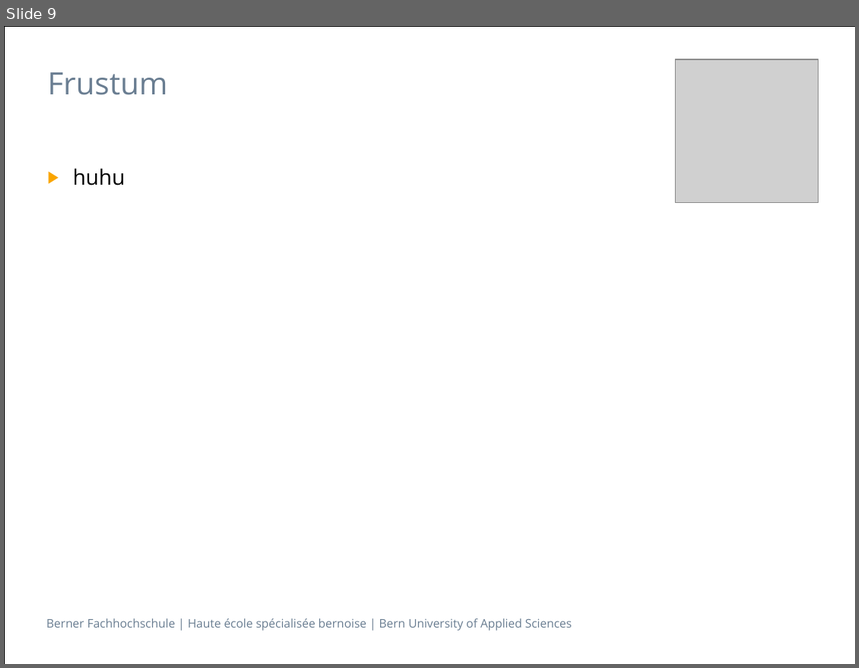
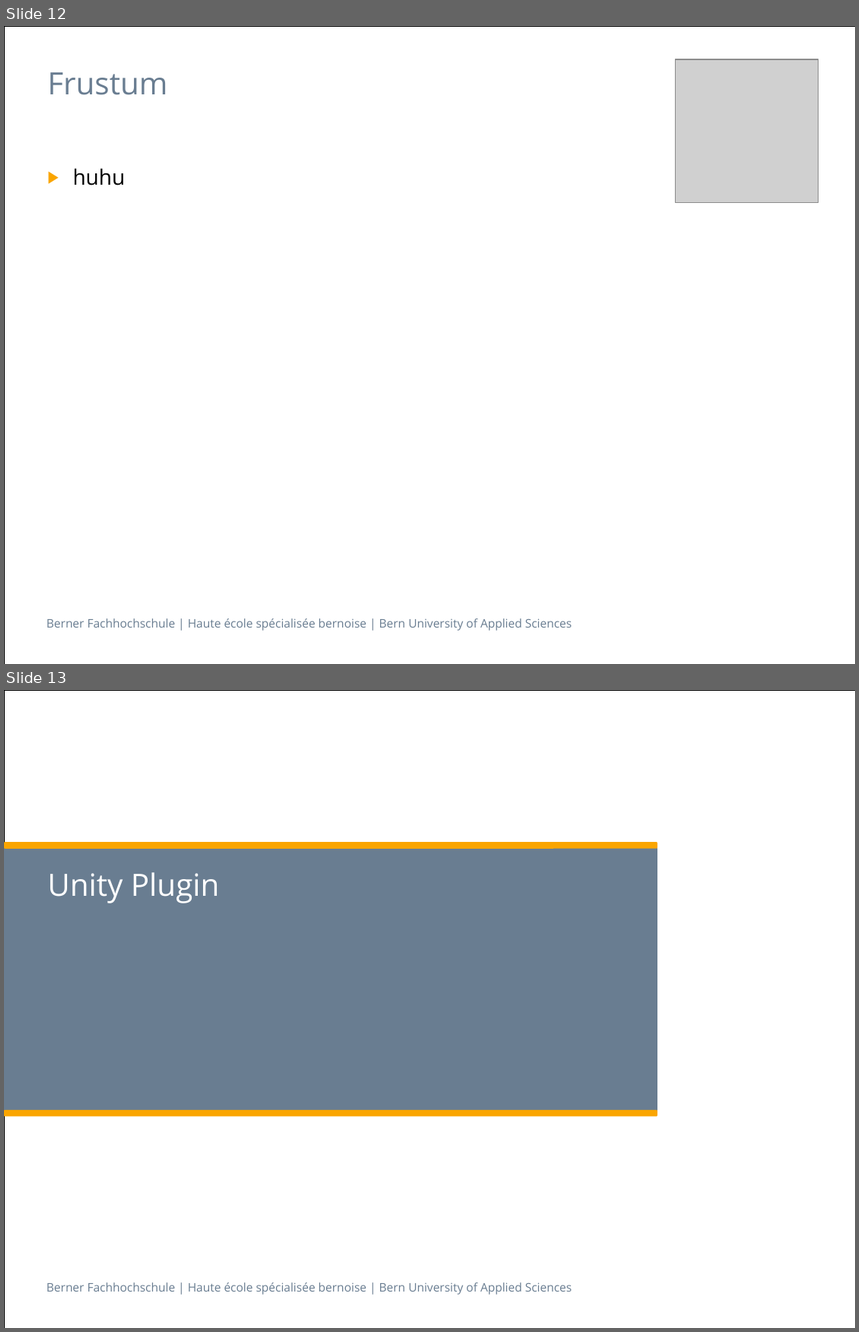
Before and after one commit to cpvrlab/UnityCavePlugin, a slide deck: docs/Presentation/Presentation_part_julien.pptx. Shown one above the other, each under a label of ours: slide 9 before the commit, slides 12 and 13 after it. The pictures are 859x668 and 859x1332 pixels, drawn with LibreOffice and Linux fonts; fonts in the diff are those of the drawing; grey boxes stand for pictures. Boxes give left, top, right and bottom in pixels: in the first picture for what was removed or moved away, otherwise in the second. Text is boxed around its words. In the diff, an @@ line names an element or a change of style, - is before the commit and + after.

```diff
--- a/docs/Presentation/Presentation_part_julien.pptx
+++ b/docs/Presentation/Presentation_part_julien.pptx
@@ slide 13 added at (x1=4, y1=690, x2=855, y2=1328), background #FFFFFF; not listed: 2 template elements that a slide beside it also shows @@
@@ rounded rectangle added at (x1=4, y1=845, x2=658, y2=1113), fill #697D91 @@
@@ rounded rectangle added at (x1=4, y1=842, x2=658, y2=849), fill #FAA500 @@
@@ title added at (x1=47, y1=872, x2=219, y2=904), 26 pt, text #FFFFFF @@
+Unity Plugin
@@ rounded rectangle added at (x1=4, y1=1110, x2=658, y2=1117), fill #FAA500 @@
@@ what was slide 9 is now slide 12 @@
```
Also in this commit, not shown: 4 slides changed, 23 other slides added, 1 slide removed, 19 other files.
